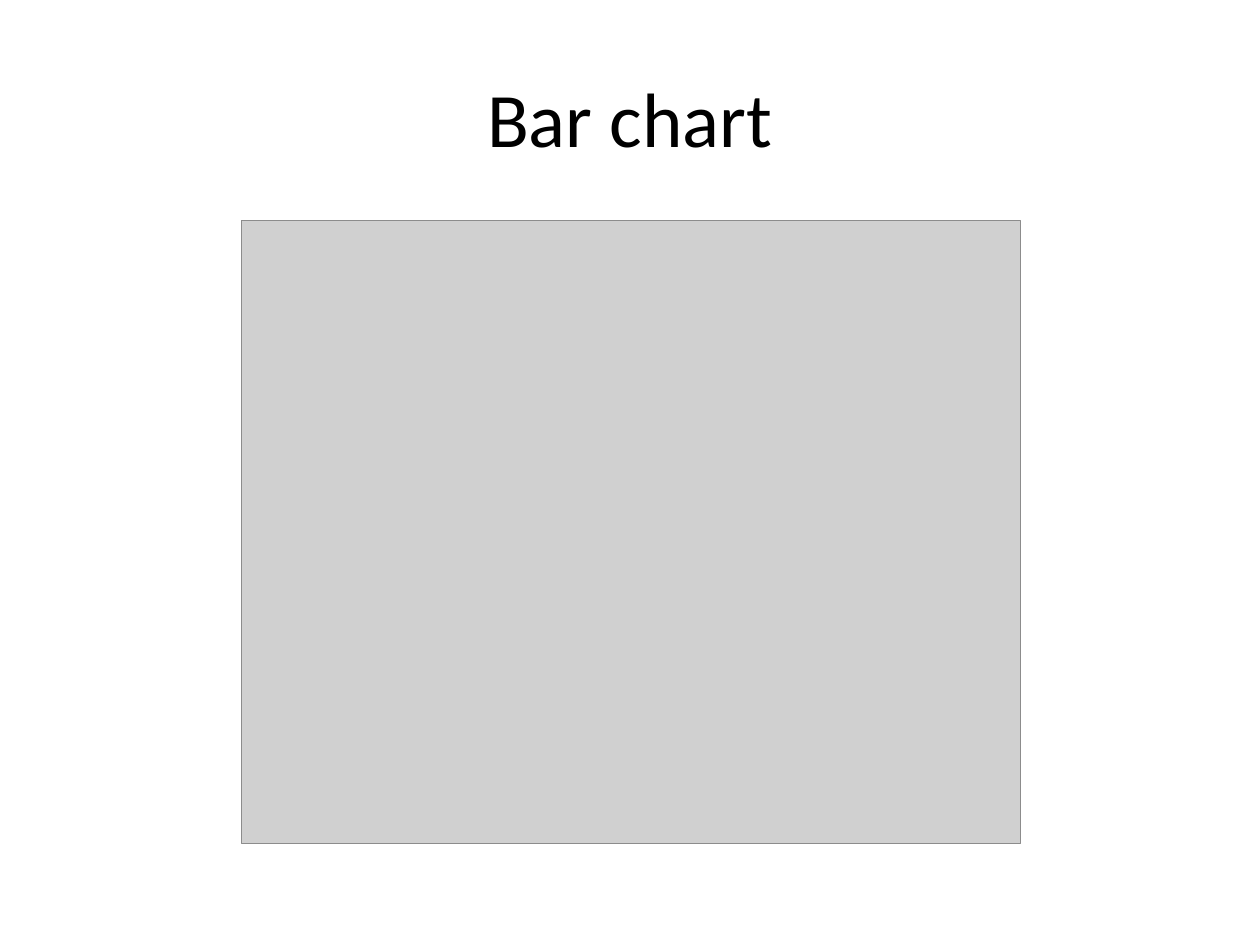
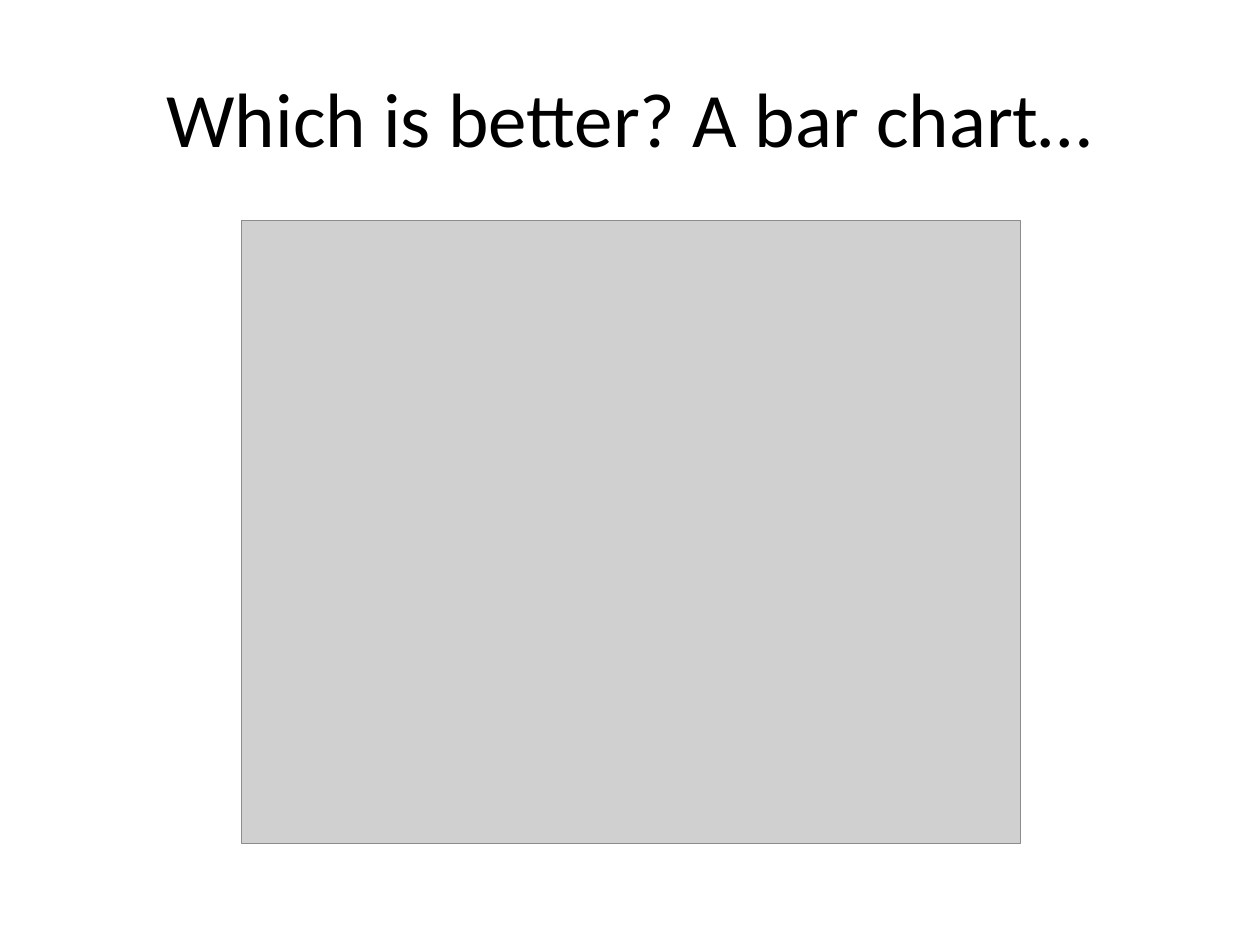
Before and after one commit to pmean/data-visualization, a slide deck: slide 8 of src/data-visualization-02-bars.pptx (slide 7 before the commit). Drawn at 1260x945 pixels with LibreOffice and Linux fonts; fonts in the diff are those of the drawing; grey boxes stand for pictures. Boxes give left, top, right and bottom in pixels: in the first picture for what was removed or moved away, otherwise in the second. Text is boxed around its words. In the diff, an @@ line names an element or a change of style, - is before the commit and + after.

```diff
--- a/src/data-visualization-02-bars.pptx
+++ b/src/data-visualization-02-bars.pptx
@@ title at box(167, 93, 1091, 148): text changed @@
-Bar chart
+Which is better? A bar chart…
```
Also in this commit, not shown: 1 other slide changed, 13 slides added, 1 slide removed, 10 other files.
